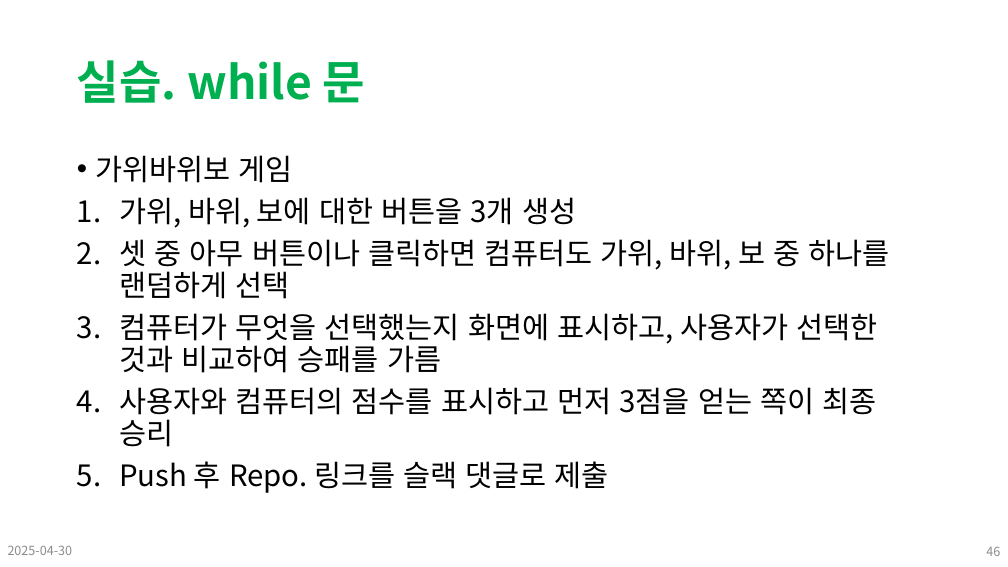
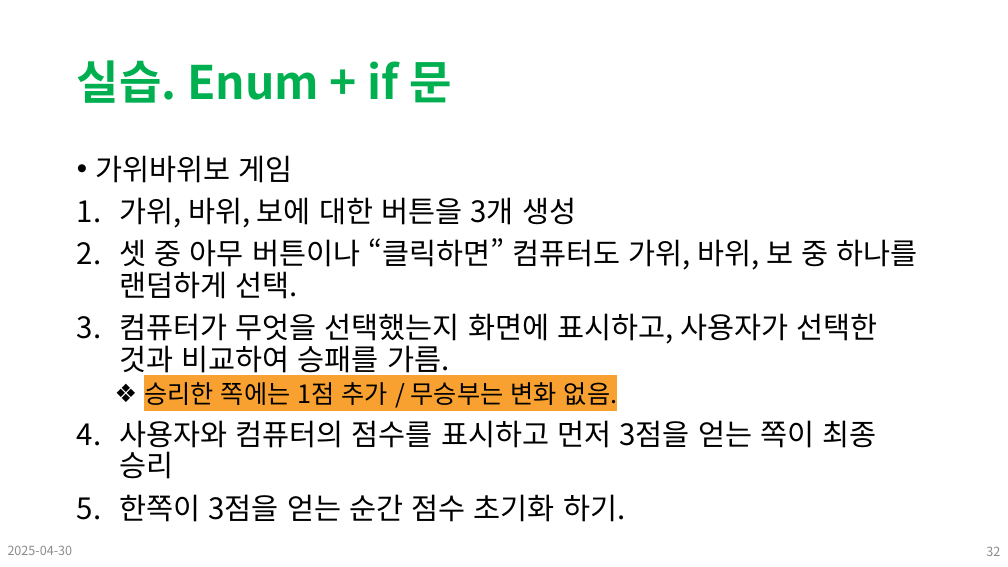
Before and after one commit to Leader-Lesson/KDT_SF_Short_5th, a slide deck: slide 32 of material/09_CSharp_기본문법 (배열, 문자열, 함수, 조건문, 반복문).pptx (slide 46 before the commit). Drawn at 1008x567 pixels with LibreOffice and Linux fonts; fonts in the diff are those of the drawing; background and template pictures are left out. Boxes give left, top, right and bottom in pixels: in the first picture for what was removed or moved away, otherwise in the second. Text is boxed around its words. In the diff, an @@ line names an element or a change of style, - is before the commit and + after.

Commit message:
lecture ready : 250501

```diff
--- a/material/09_CSharp_기본문법 (배열, 문자열, 함수, 조건문, 반복문).pptx
+++ b/material/09_CSharp_기본문법 (배열, 문자열, 함수, 조건문, 반복문).pptx
@@ title at box(77, 60, 452, 103): text changed @@
-실습. while 문
+실습. Enum + if 문
@@ text at box(119, 238, 918, 405): text changed @@
-2. 셋 중 아무 버튼이나 클릭하면 컴퓨터도 가위, 바위, 보 중 하나를 랜덤하게 선택
-3. 컴퓨터가 무엇을 선택했는지 화면에 표시하고, 사용자가 선택한 것과 비교하여 승패를 가름
+2. 셋 중 아무 버튼이나 “클릭하면” 컴퓨터도 가위, 바위, 보 중 하나를 랜덤하게 선택.
+3. 컴퓨터가 무엇을 선택했는지 화면에 표시하고, 사용자가 선택한 것과 비교하여 승패를 가름.
+  ❖ 승리한 쪽에는 1점 추가 / 무승부는 변화 없음.
@@ text at box(119, 494, 625, 522): text changed @@
-5. Push 후 Repo. 링크를 슬랙 댓글로 제출
+5. 한쪽이 3점을 얻는 순간 점수 초기화 하기.
@@ page number at box(986, 547, 1000, 556): text changed @@
-46
+32
```
Also in this commit, not shown: 1 other slide changed, 3 slides added, 6 other files.
